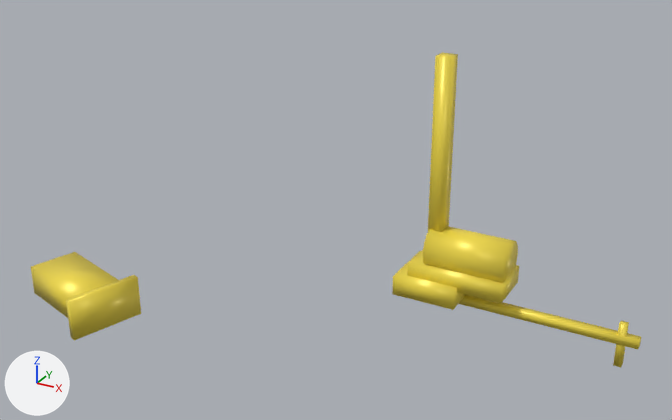
Renders of the Blender file projects/workshop/workshop.blend from each side of a commit.
Both versions are drawn from a camera (50 mm lens) standing at (-9.09, -21.57, 11.2) and looking at (-18.17, -5.07, 2.95). The axes (+X, +Y, +Z) are drawn at lower left. The lights are the same throughout. The first picture is the older version. The same objects are shown in both versions, whatever each file hides.

In view in the first picture: 'CX_CraneBase', 'CX_CraneBoom', 'CX_CraneBoom2', 'CX_CraneTower', 'CX_DozerBlade', 'CX_DozerBody', 'CX_MixerBed', 'CX_MixerDrum'.
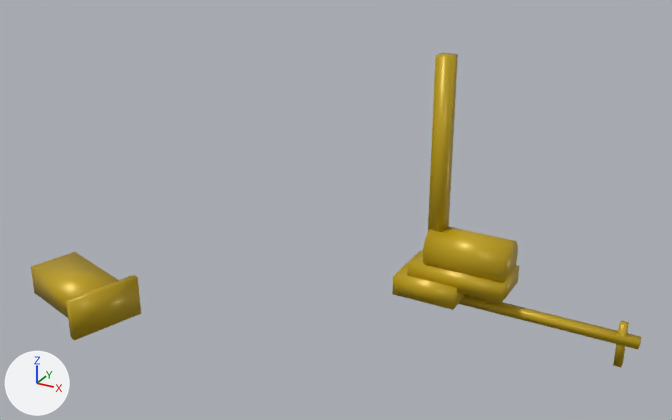
Diff of the bpy script that builds the scene:
```diff
--- a/projects/workshop/workshop.blend.py
+++ b/projects/workshop/workshop.blend.py
@@ img_t_paint_yellow_albedo @@
+img_t_paint_yellow_albedo = load_image('T_paint_yellow_Albedo', '_unpacked/T_paint_yellow_Albedo.png', 512, 512, 'sRGB')
@@ mat_cc_constryellow @@
 mat_cc_constryellow = principled_material('CC_ConstrYellow')
-mat_cc_constryellow.base_color = (0.93, 0.74, 0.07)  # yellow #f7df4b
-mat_cc_constryellow.metallic = 0.12
+mat_cc_constryellow.texture = img_t_paint_yellow_albedo
+mat_cc_constryellow.metallic = 0.15
 mat_cc_constryellow.roughness = 0.4
```

Pixel boxes (x1, y1, x2, y2) of what changed, in the pictures (672 x 420 px):
'CX_CraneTower', surface changed (darker)
    both: (428, 52, 458, 232)
'CX_MixerDrum', surface changed (darker)
    both: (423, 226, 518, 283)
'CX_DozerBlade', surface changed (darker)
    both: (66, 275, 141, 340)
'CX_DozerBody', surface changed (darker)
    both: (31, 252, 118, 318)
'CX_CraneBoom', surface changed (darker)
    both: (459, 295, 641, 349)
'CX_MixerBed', surface changed (darker)
    both: (408, 250, 519, 303)
'CX_CraneBase', surface changed (darker)
    both: (392, 251, 465, 310)
'CX_CraneBoom2', surface changed (darker)
    both: (613, 321, 629, 367)
